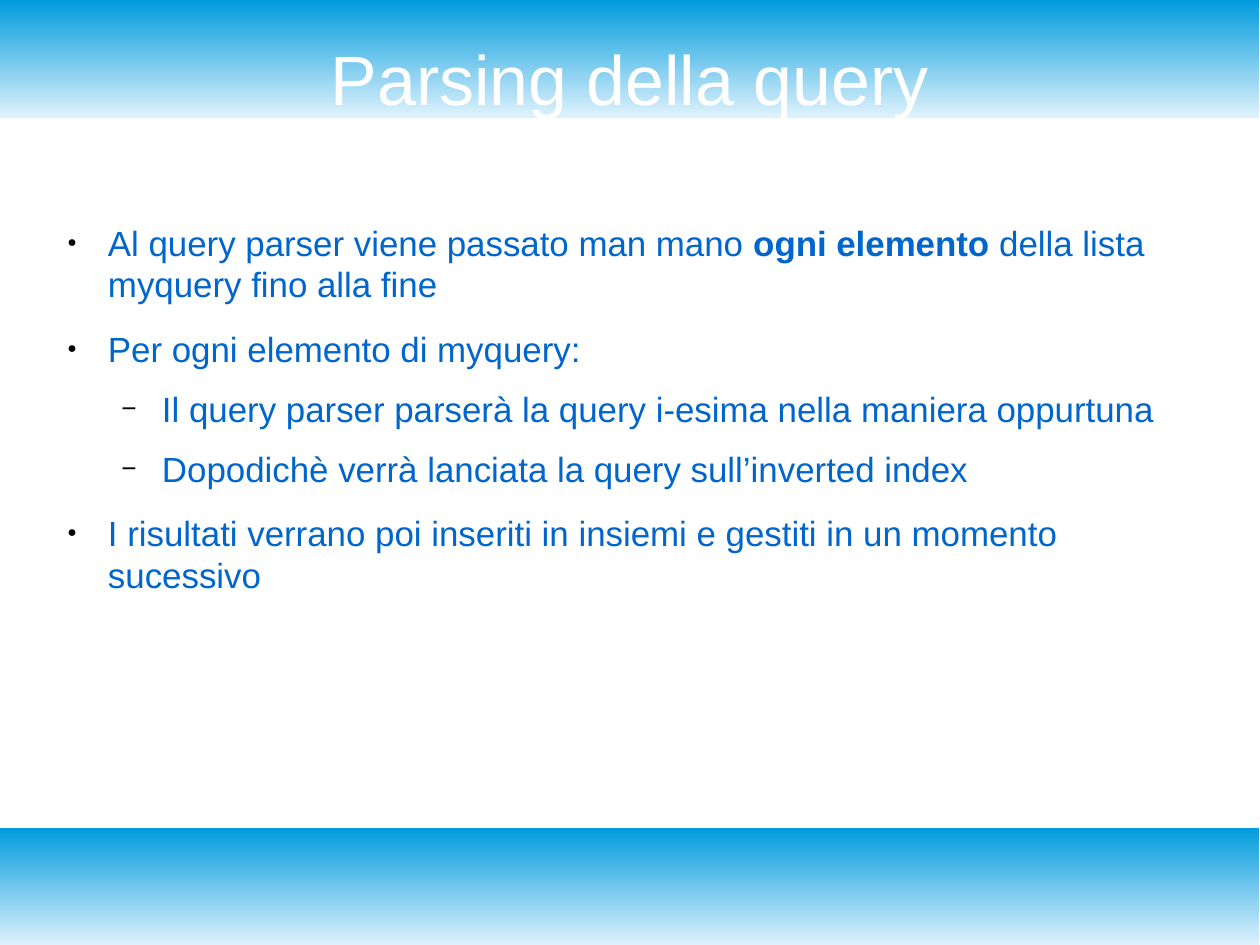
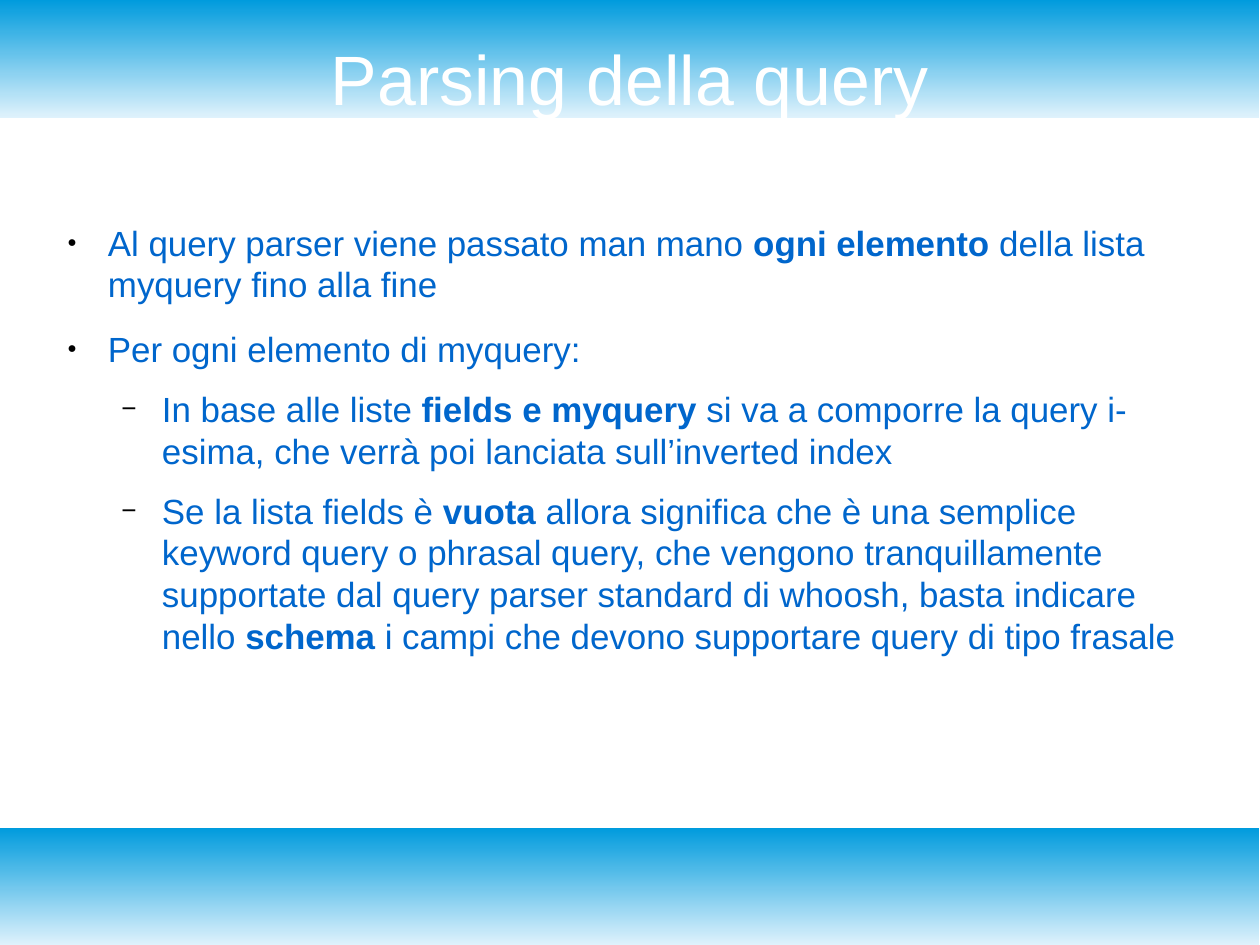
Before and after one commit to enrico404/SearchEngineForDblp, a slide deck: slide 16 of DocDblpSearchEngine.odp. Drawn at 1260x945 pixels with LibreOffice and Linux fonts; fonts in the diff are those of the drawing. Boxes give left, top, right and bottom in pixels: in the first picture for what was removed or moved away, otherwise in the second. Text is boxed around its words. In the diff, an @@ line names an element or a change of style, - is before the commit and + after.

```diff
--- a/DocDblpSearchEngine.odp
+++ b/DocDblpSearchEngine.odp
@@ text at <box>162,396,1175,656</box>: text changed @@
-  − Il query parser parserà la query i-esima nella maniera oppurtuna
-  − Dopodichè verrà lanciata la query sull’inverted index
-● I risultati verrano poi inseriti in insiemi e gestiti in un momento sucessivo
+  − In base alle liste fields e myquery si va a comporre la query i-esima, che verrà poi lanciata sull’inverted index
+  − Se la lista fields è vuota allora significa che è una semplice keyword query o phrasal query, che vengono tranquillamente supportate dal query parser standard di whoosh, basta indicare nello schema i campi che devono supportare query di tipo frasale
```
Also in this commit, not shown: 12 other slides changed, 1 slide added, 1 other file.
